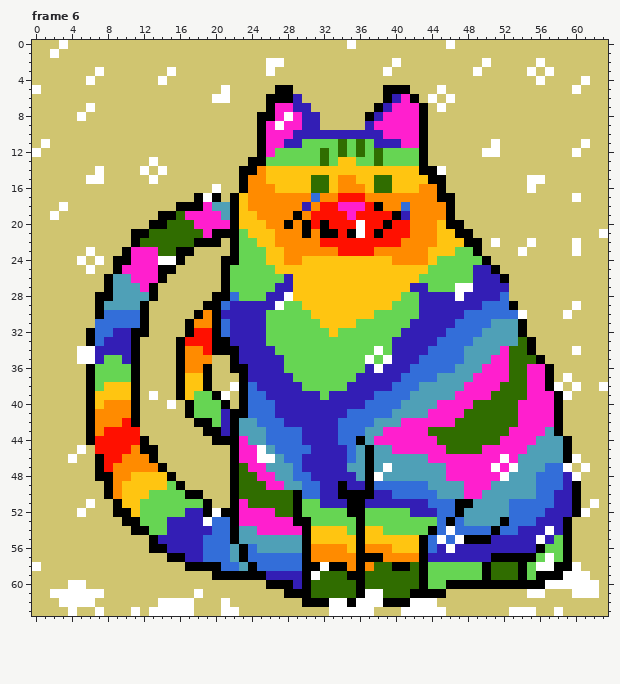
Pixel-art file -- Gadse-no4.ase. Above: the version before the commit.
64x64 pixels, 8 frames. Shown: frame 6. The commit also changed other frames, which this record leaves out.
The same view after the edit:
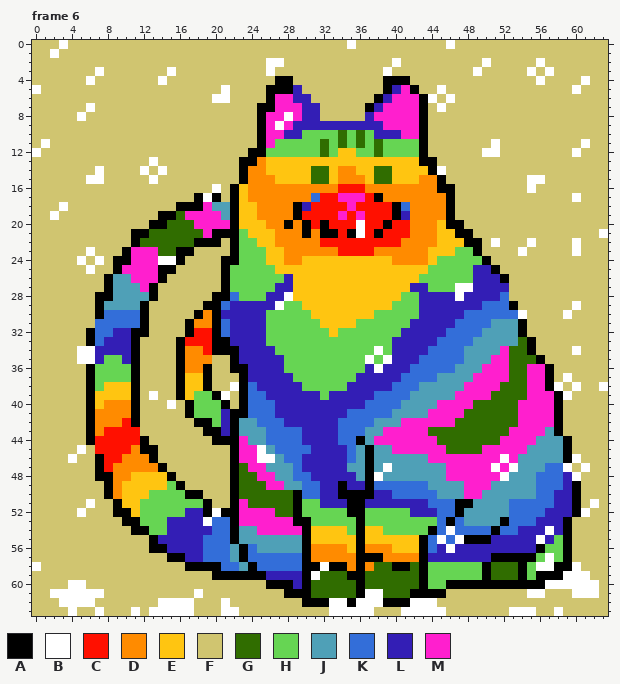
Palette (. is transparent): A #000000  B #ffffff  C #ff1000  D #ff8b00  E #ffc511  F #d0c570  G #306d00  H #66d553  J #4fa0b7  K #336ed9  L #331eb5  M #ff1fce
Change:
Frame 6, layer "Gadse Copy":
y 4: x 27..28 FF -> AA; x 39..41 FFF -> AAA
y 5: x 26 F -> A; x 29 F -> L; x 40..42 AAF -> LMA
y 6: x 27..28 AA -> MM; x 30 F -> L; x 38..40 FAL -> ALM; x 42..43 AF -> MA
y 7: x 25 F -> A; x 29 L -> M; x 31 F -> L; x 37..39 FAL -> ALM
y 8: x 26 A -> M; x 37..38 AL -> LM
y 9: x 29 M -> L; x 32..36 FFFFF -> LLLLL; x 38 M -> L
y 10: x 28 M -> L; x 30..37 LLLLLLLL -> HHHHGHGH; x 39..40 MM -> LL
y 11: x 27..29 MLL -> HHH; x 32 H -> G; x 38..42 LLLMM -> GHHHH
y 12: x 24 F -> A; x 26 M -> H; x 34..36 GHG -> EEH
y 13: x 23 F -> A; x 25..33 AHHHHHHGH -> DEEEEEEEE; x 36..42 HHGHHHH -> EEEEEEE; x 44 F -> A
y 14: x 24 A -> D; x 31..32 EE -> GG; x 34..35 EE -> DD; x 38..39 EE -> GG; x 43 A -> E
y 15: x 26 E -> D; x 36 E -> D; x 43..44 EA -> DD
y 16: x 22..23 FA -> AE; x 27..42 EEEEGGEDDDEGGEEE -> DDDDDDDCCCDDDDDD; x 46 F -> A
y 17: x 32..38 DDCCCDD -> CCMMMCA; x 45 A -> D
y 18: x 24 D -> E; x 29 D -> A; x 31 D -> C; x 34 M -> C; x 36 M -> C; x 38..40 ADD -> CCA
y 19: x 30 D -> C; x 34..36 CMC -> MCM
Where, in picture pixels (left, top, right, bottom), the same in both pictures:
changed: (230, 76, 455, 220)
